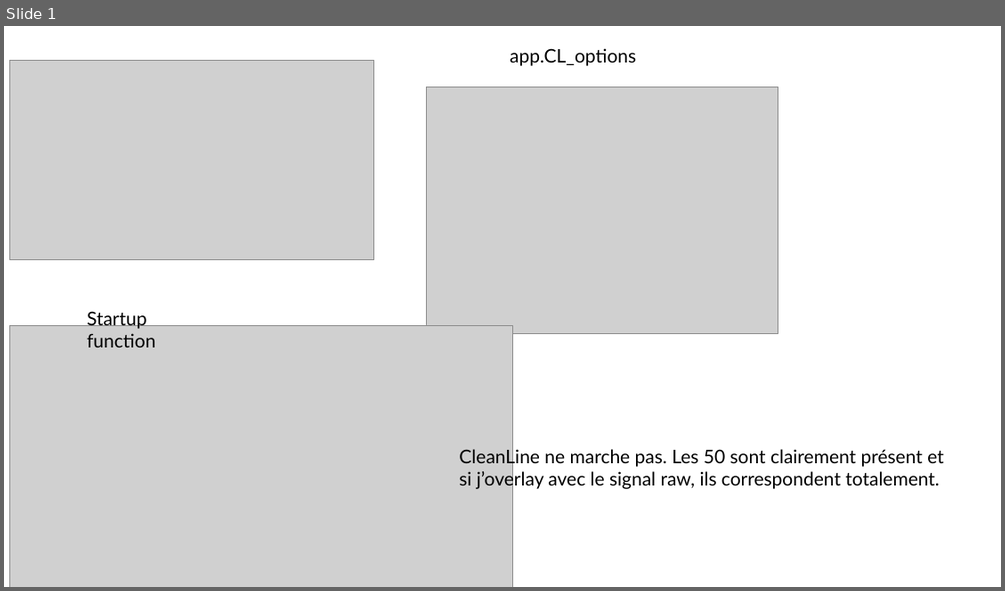
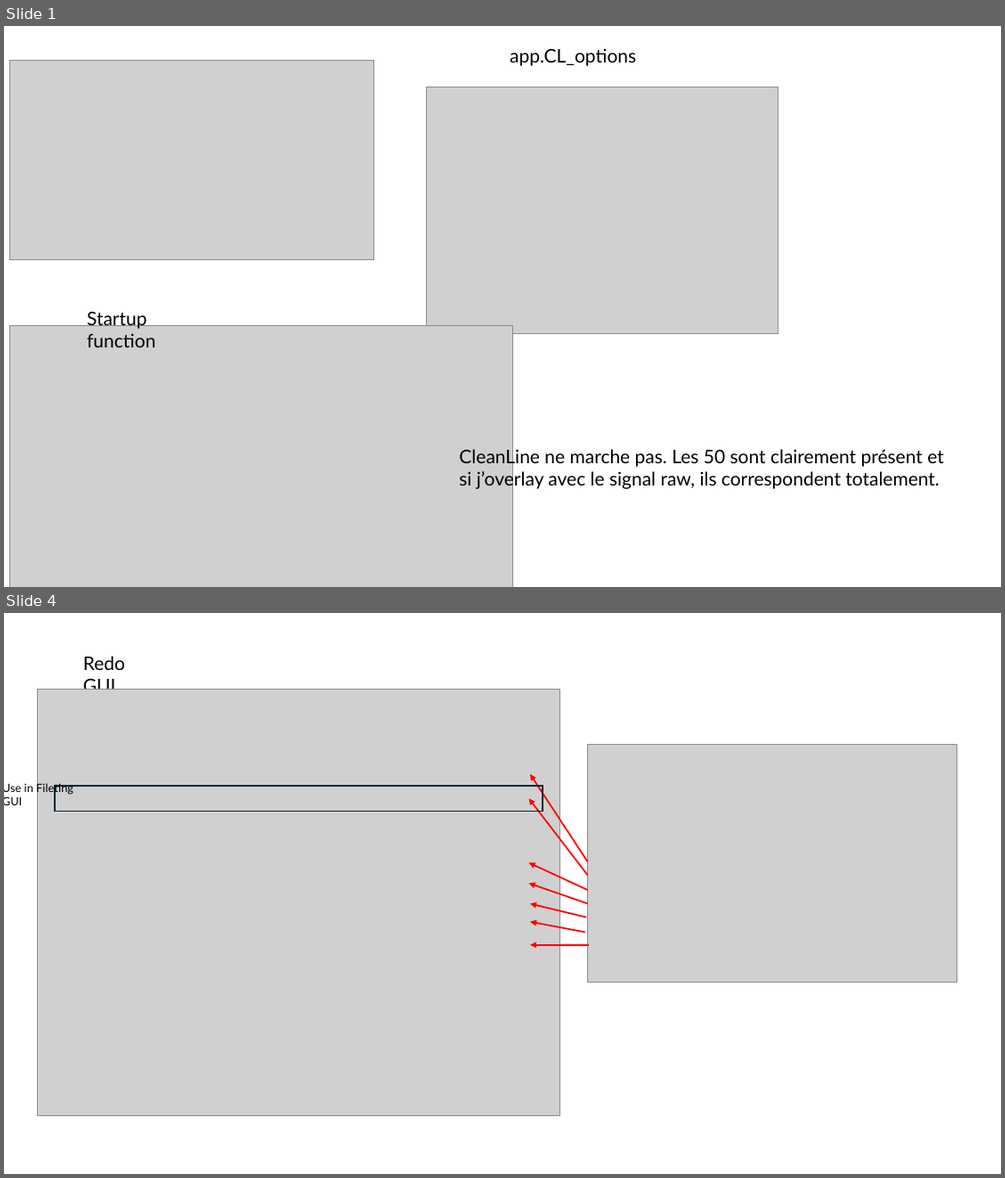
Before and after one commit to DePrettoM/EEGpal, a slide deck: dev/CleanLine.pptx. Shown one above the other, each under a label of ours: slide 1 before the commit, slides 1 and 4 after it; the slides between them are not shown. The pictures are 1005x591 and 1005x1178 pixels, drawn with LibreOffice and Linux fonts; fonts in the diff are those of the drawing; grey boxes stand for pictures. Boxes give left, top, right and bottom in pixels: in the first picture for what was removed or moved away, otherwise in the second. Text is boxed around its words. In the diff, an @@ line names an element or a change of style, - is before the commit and + after.

```diff
--- a/dev/CleanLine.pptx
+++ b/dev/CleanLine.pptx
@@ slide 4 added at (4, 613, 1001, 1174), background #FFFFFF @@
@@ text added at (83, 656, 125, 690), 18 pt, text #000000 @@
+Redo GUI
@@ picture added at (38, 689, 559, 1116) @@
@@ picture added at (588, 744, 957, 981) @@
@@ text added at (4, 782, 73, 805), 11 pt, text #000000 @@
+Use in Fileting GUI
@@ rectangle added at (55, 786, 543, 811), outline #092A39 1.5 pt @@
@@ arrow added from (588, 876) to (529, 798), #FF0000 1.5 pt @@
@@ arrow added from (588, 862) to (531, 774), #FF0000 1.5 pt @@
@@ arrow added from (588, 890) to (529, 863), #FF0000 1.5 pt @@
@@ arrow added from (588, 904) to (529, 883), #FF0000 1.5 pt @@
@@ arrow added from (587, 917) to (531, 904), #FF0000 1.5 pt @@
@@ arrow added from (585, 933) to (531, 922), #FF0000 1.5 pt @@
@@ arrow added from (589, 945) to (531, 945), #FF0000 1.5 pt @@
```
Also in this commit, not shown: 2 other slides added, 8 other files.
